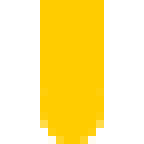
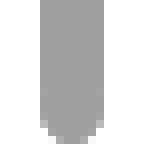
Revision of a layered w=144, h=144 image; what changed, layer by layer:
painted on "Pasted Layer" over [40, 0, 104, 144]
